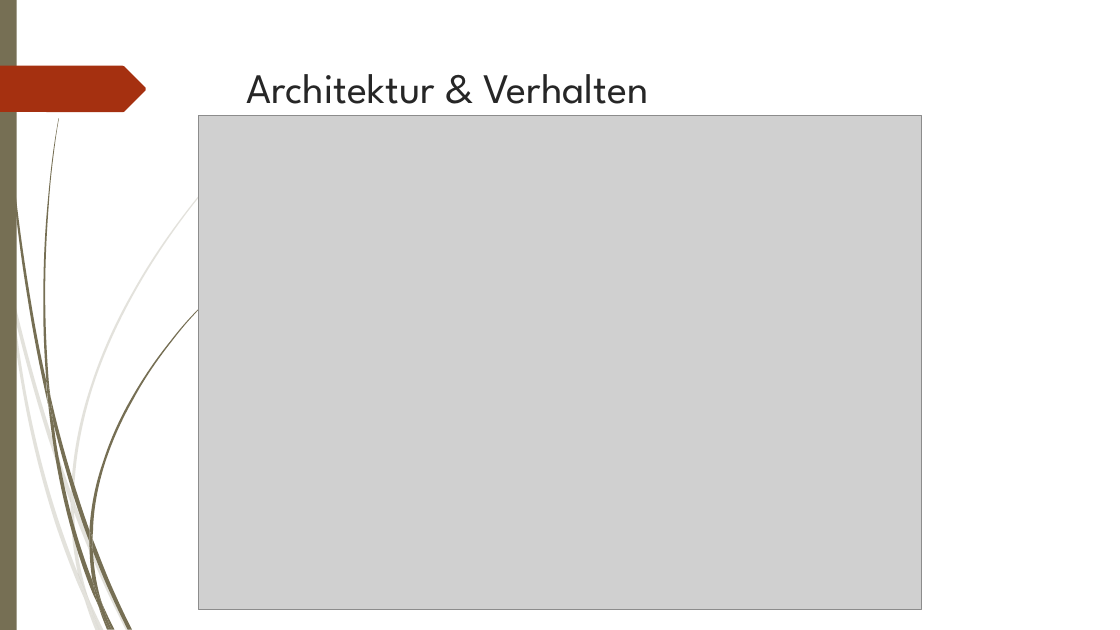
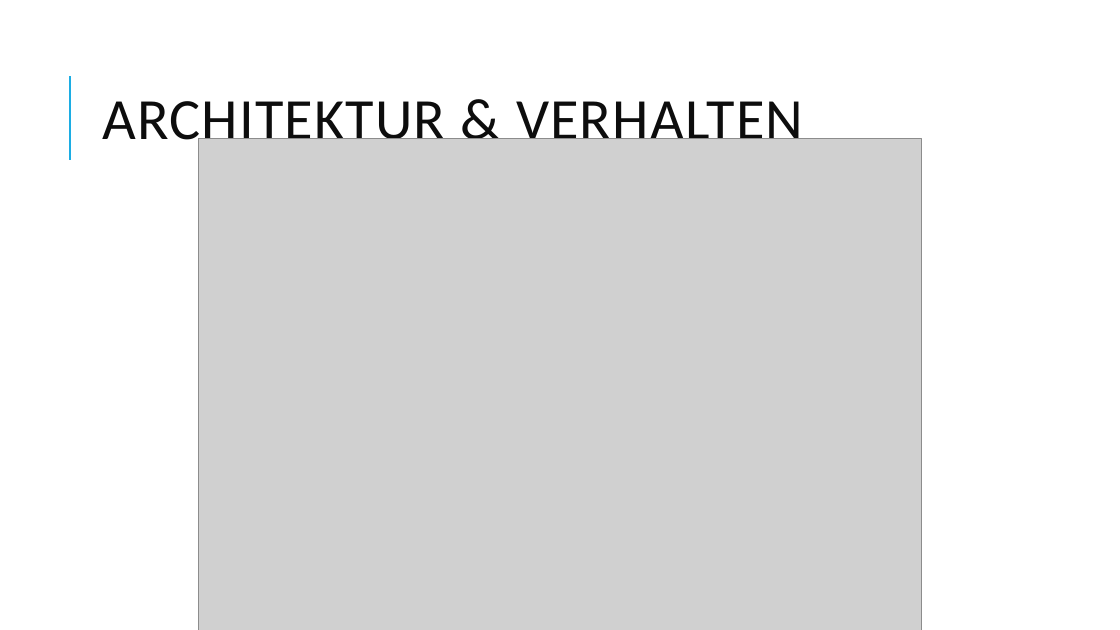
Before and after one commit to johannesdhbw/MC_Projekt, a slide deck: slide 9 of Präsentation/Microcomputertechnik.pptx (slide 8 before the commit). Drawn at 1120x630 pixels with LibreOffice and Linux fonts; fonts in the diff are those of the drawing; grey boxes stand for pictures. Boxes give left, top, right and bottom in pixels: in the first picture for what was removed or moved away, otherwise in the second. Text is boxed around its words. In the diff, an @@ line names an element or a change of style, - is before the commit and + after.

```diff
--- a/Präsentation/Microcomputertechnik.pptx
+++ b/Präsentation/Microcomputertechnik.pptx
@@ rectangle removed at (0,0,17,630) @@
@@ title "ARCHITEKTUR & VERHALTEN" at (102,101,803,153): vertical alignment top to middle @@
@@ freeform shape removed at (0,66,146,112) @@
@@ line added from (70, 160) to (70, 76), #1CADE4 1.5 pt @@
@@ title at (102,101,803,153): text changed; size 36 to 50 pt; font League Spartan to Calibri; text colour #262626 to #0D0D0D @@
-Architektur & Verhalten
+ARCHITEKTUR & VERHALTEN
@@ picture: place and size @@
-picture at (198,115,922,609)
+picture at (198,139,922,630)
@@ group removed at (0,129,262,630): 10 freeform shapes @@
@@ group removed at (3,0,218,630): 12 freeform shapes @@
```
Also in this commit, not shown: 10 other slides changed, 1 slide added, 4 other files.
